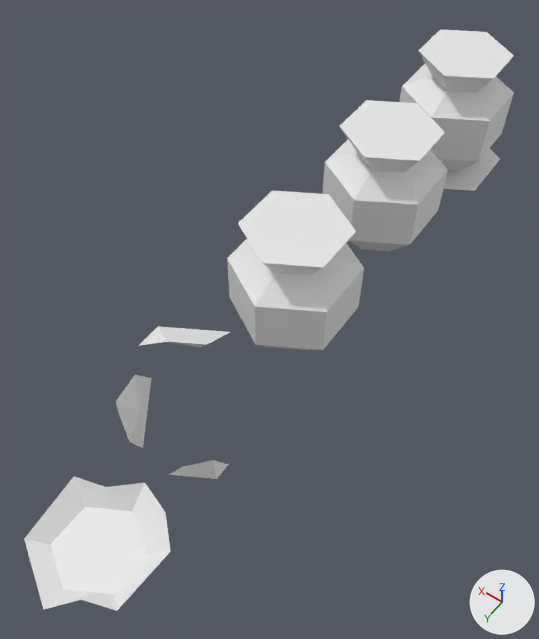
Renders of the FBX model Assets/FBX/pot.fbx from each side of a commit.
Camera for both pictures: a camera (50 mm lens) standing at (-1.34, 4.85, 3.24) and looking at (0.04, 2.91, 0.2). The lights are fixed; the arrows at lower right show +X, +Y and +Z. The picture after the commit comes second. Where no turn or scale is listed for an object, it has been applied to the vertices.

The scene before the commit, as lines of its bpy script (objects in view):
```python
me_cylinder_001 = bpy.data.meshes.new('Cylinder.001')
me_cylinder_001.from_pydata([(0.0, 0.378, 0.0), (0.327, 0.189, 0.0), (0.327, -0.189, 0.0), (0.0, -0.378, 0.0), (-0.327, -0.189, 0.0), (-0.327, 0.189, 0.0)], [], [(0, 5, 4, 3, 2, 1)])
me_cylinder_002 = bpy.data.meshes.new('Cylinder.002')
me_cylinder_002.from_pydata(...)  # 59 vertices, 48 faces; spans x -0.292..0.292, y -0.338..0.338, z -0.48..0.287
me_cylinder_015 = bpy.data.meshes.new('Cylinder.015')
me_cylinder_015.from_pydata(...)  # 18 vertices, 10 faces; spans x -0.285..0.285, y -0.329..0.329, z -0.48..-0.357
ob_mesh_pot01_damaged01 = bpy.data.objects.new('Mesh_Pot01_Damaged01', me_cylinder_002)
ob_mesh_pot01_damaged01.location = (0.0, 1.865, 0.472)
ob_mesh_pot01_damaged03 = bpy.data.objects.new('Mesh_Pot01_Damaged03', me_cylinder_015)
ob_mesh_pot01_damaged03.location = (0.0, 4.275, 0.472)
ob_mesh_roundshadow = bpy.data.objects.new('Mesh_RoundShadow', me_cylinder_001)
ob_mesh_roundshadow.location = (0.0, 1.0, 0.003)
# also in view: 'Mesh_Pot01_DamagedPart03' at (0.22, 3.7, 0.21); 'Mesh_Pot01' at (0.0, 1.0, 0.38); 'Mesh_Pot01_Damaged02' at (0.0, 2.75, 0.38); 'Mesh_Pot01_DamagedPart02' at (0.15, 3.43, 0.49)
```
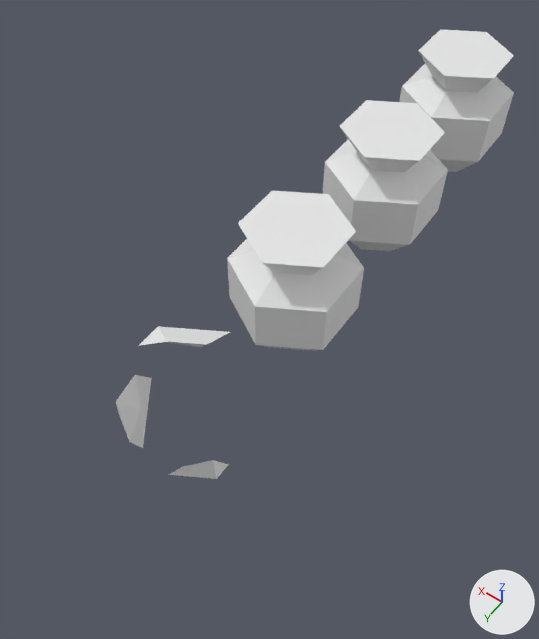
The newer file is also turned or shifted as a whole; pictures and numbers use the older file's frame.

Pixel boxes (x1, y1, x2, y2) of what changed, in the pictures (539 x 639 px):
'Mesh_Pot01_Damaged03', deleted: before (24, 476, 171, 611)
'Mesh_RoundShadow', deleted: before (444, 148, 500, 191)

The change, as a list of edits to the scene's bpy script:
```text
Remove ob_mesh_roundshadow:
    ob_mesh_roundshadow = bpy.data.objects.new('Mesh_RoundShadow', me_cylinder_001)
    ob_mesh_roundshadow.location = (0.0, 1.0, 0.003)
Remove ob_mesh_pot01_damaged03:
    ob_mesh_pot01_damaged03 = bpy.data.objects.new('Mesh_Pot01_Damaged03', me_cylinder_015)
    ob_mesh_pot01_damaged03.location = (0.0, 4.275, 0.472)
```
